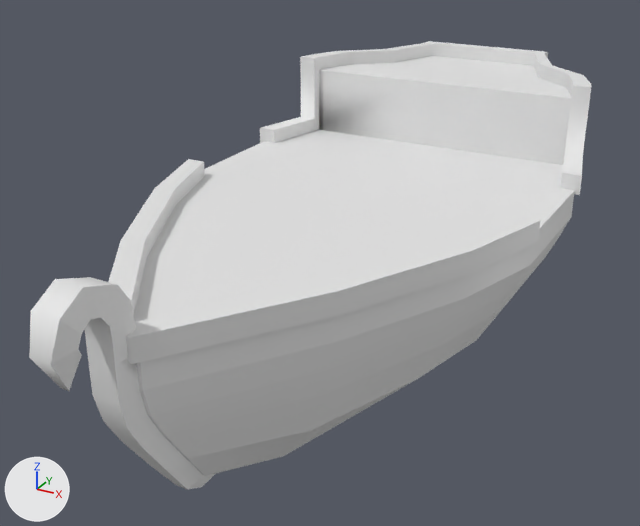
An edit to the FBX model Assets/Game/[M]odels/[M]Ship/shiptest.fbx, drawn before and after from the same camera.
Both versions are drawn from a 50 mm camera at (2.84, -5.76, 2.98) aimed at (-0.13, -0.35, 0.28). Lighting does not change. The marker at lower left points along +X, +Y and +Z. Materials are left out; every surface is plain grey. Where no turn or scale is listed for an object, it has been applied to the vertices.
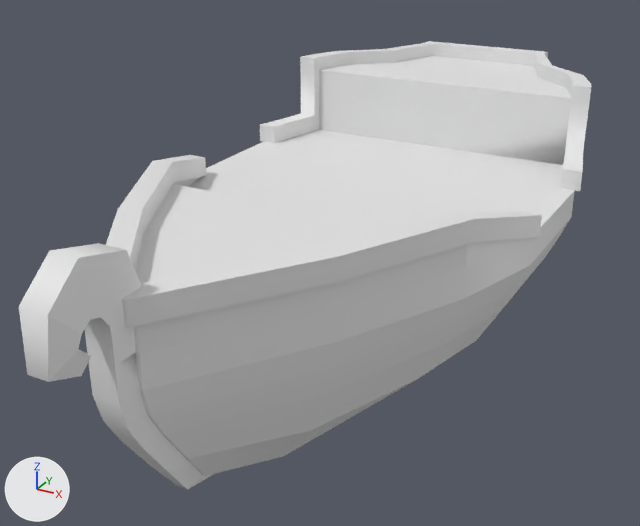
Where the newer file only moved an object's origin or applied its transform, the numbers keep the older frame.

What differs and where, as boxes (x1, y1, x2, y2) in the pictures (640 x 526 px; the box of a moved part takes in the faces that stretch with it):
'polySurface4', reshaped
    before: (134, 130, 575, 476)
    after: (133, 130, 575, 476)
'polySurface9', reshaped (11% shorter)
    before: (108, 41, 591, 364)
    after: (106, 41, 591, 328)
'polySurface2', reshaped (16% taller)
    before: (29, 277, 215, 489)
    after: (19, 243, 213, 489)
part 1 of me_mesh_003, moved or reshaped
    before: (29, 277, 136, 391)
    after: (19, 243, 141, 382)
part 2 of me_mesh_003, deleted
    before: (189, 474, 215, 489)
part 3 of me_mesh_001, built on
    both: (319, 84, 567, 165)
part 4 of me_mesh, built on
    before: (134, 142, 575, 321)
    after: (133, 142, 575, 353)
part 5 of me_mesh_002, moved or reshaped
    before: (108, 188, 472, 364)
    after: (106, 161, 474, 328)
part 6 of me_mesh_002, moved or reshaped
    before: (155, 159, 541, 274)
    after: (155, 155, 542, 242)
part 7 of me_mesh_002, moved or reshaped
    both: (260, 70, 319, 143)
part 8 of me_mesh_002, moved or reshaped
    before: (560, 100, 589, 195)
    after: (560, 100, 589, 191)

What the commit changed:
me_mesh_002 has 104 vertices, 100 faces and spans x -2.74..0.19, y -4.31..1.29, z -0.15..0.57.
me_mesh_002 is used by ob_polysurface9; location (1.272, 1.536, 0.85).
me_mesh_002 part 5: all 24 vertices in x -2.51..-0.04, y -4.31..-2.36, z -0.15..0.0 are moved by (0.0, 0.0, 0.21).
me_mesh_002 part 6: all 8 vertices in x -2.73..0.18, y -1.7, z -0.15..0.0 are moved by (0.0, 0.02, 0.03).
me_mesh_002 part 7: all 12 vertices in x -2.74..-2.43, y -0.6..0.06, z -0.15..0.0 are moved by (0.0, 0.0, 0.03).
me_mesh_002 part 8: all 12 vertices in x -0.11..0.19, y -0.6..0.06, z -0.15..0.0 are moved by (0.0, 0.0, 0.03).
me_mesh_003 is used by ob_polysurface2; location (0.007, -2.616, 0.339).
me_mesh_003 had 54 vertices, 53 faces and spanned x -0.1..0.1, y -0.66..0.66, z -0.89..0.89.
me_mesh_003 now has 53 vertices, 53 faces and spans x -0.1..0.1, y -0.69..0.66, z -0.89..1.04.
me_mesh_003 part 1: 14 vertices moved from x -0.1..0.1, y -0.66..-0.1, z 0.39..0.89 to x -0.1..0.1, y -0.69..-0.01, z 0.42..1.04.
me_mesh_003 part 2: 1 vertex removed from x -0.01, y 0.48, z -0.89.
me_mesh_001 is used by ob_polysurface5; location (0.0, -2.459, -0.27).
me_mesh_001 had 32 vertices, 30 faces and spanned x -1.27..1.27, y 3.99..5.17, z 1.0..1.57.
me_mesh_001 now has 44 vertices, 42 faces and spans x -1.27..1.27, y 3.99..5.21, z 1.0..1.57.
Part 3, on me_mesh_001:
12 faces are deleted.
4 vertices in x -0.55..0.55, y 5.17, z 1.57 move by (0.0, 0.04, 0.0).
12 new vertices lie (0.0, 0.0, 0.42) away from vertices in x -1.27..1.27, y 3.99..5.17, z 1.0.
24 new faces join them.
me_mesh is used by ob_polysurface4; location (0.0, -2.459, -0.27).
me_mesh had 143 vertices, 144 faces and spanned x -1.42..1.42, y -0.25..5.17, z -0.46..1.0.
me_mesh now has 158 vertices, 161 faces and spans x -1.42..1.42, y -0.25..5.17, z -0.46..1.18.
Part 4, on me_mesh:
4 vertices are removed from x -1.2..0.11, y 0.7..1.59, z 1.0.
13 faces are deleted.
1 vertex moves from x -0.11, y 1.59, z 1.0 to x -0.11, y 1.64, z 1.0.
14 vertices are added at x -1.41..1.41, y 0.7..2.3, z 1.0..1.18.
5 new vertices lie (0.0, 0.0, 0.18) away from vertices in x -0.76..1.2, y -0.25..1.59, z 1.0.
30 new faces join them.
